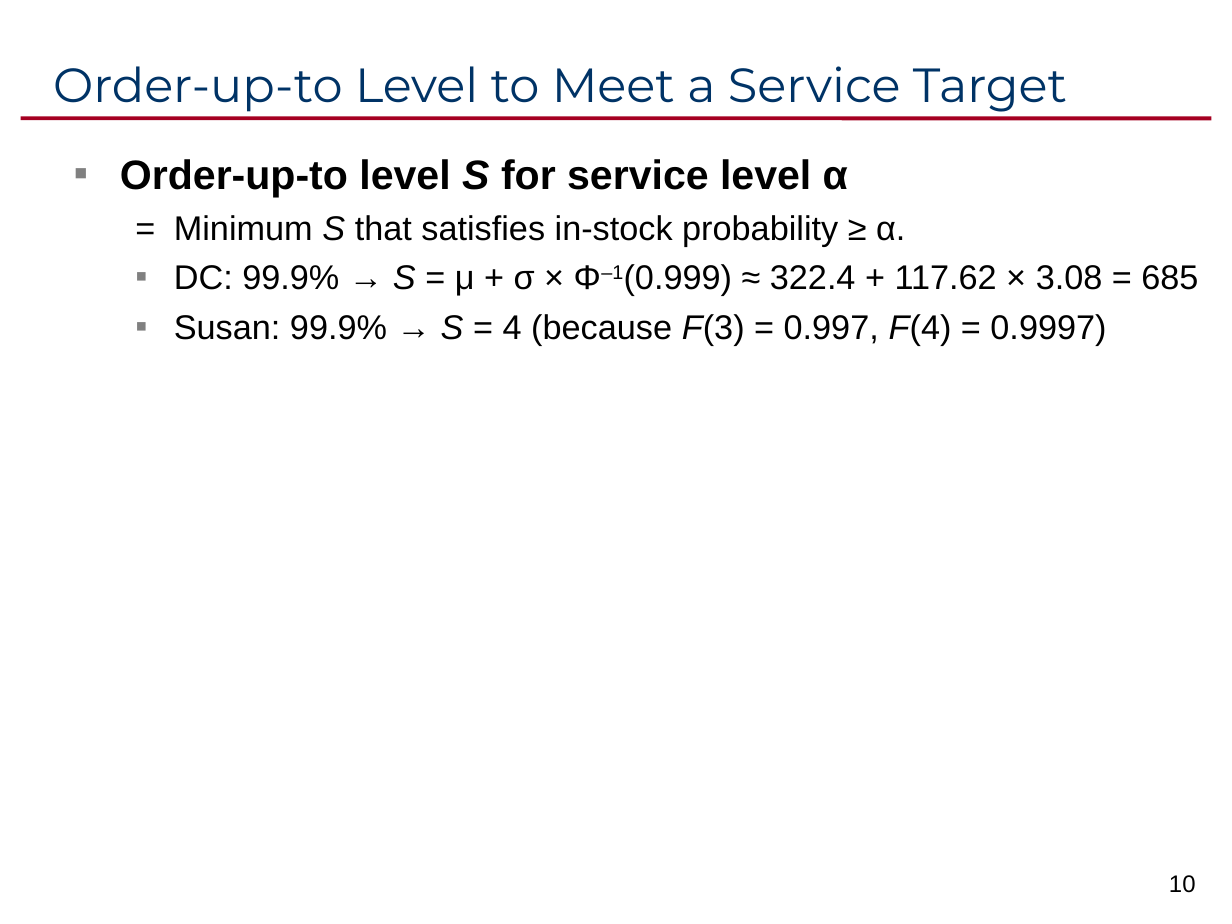
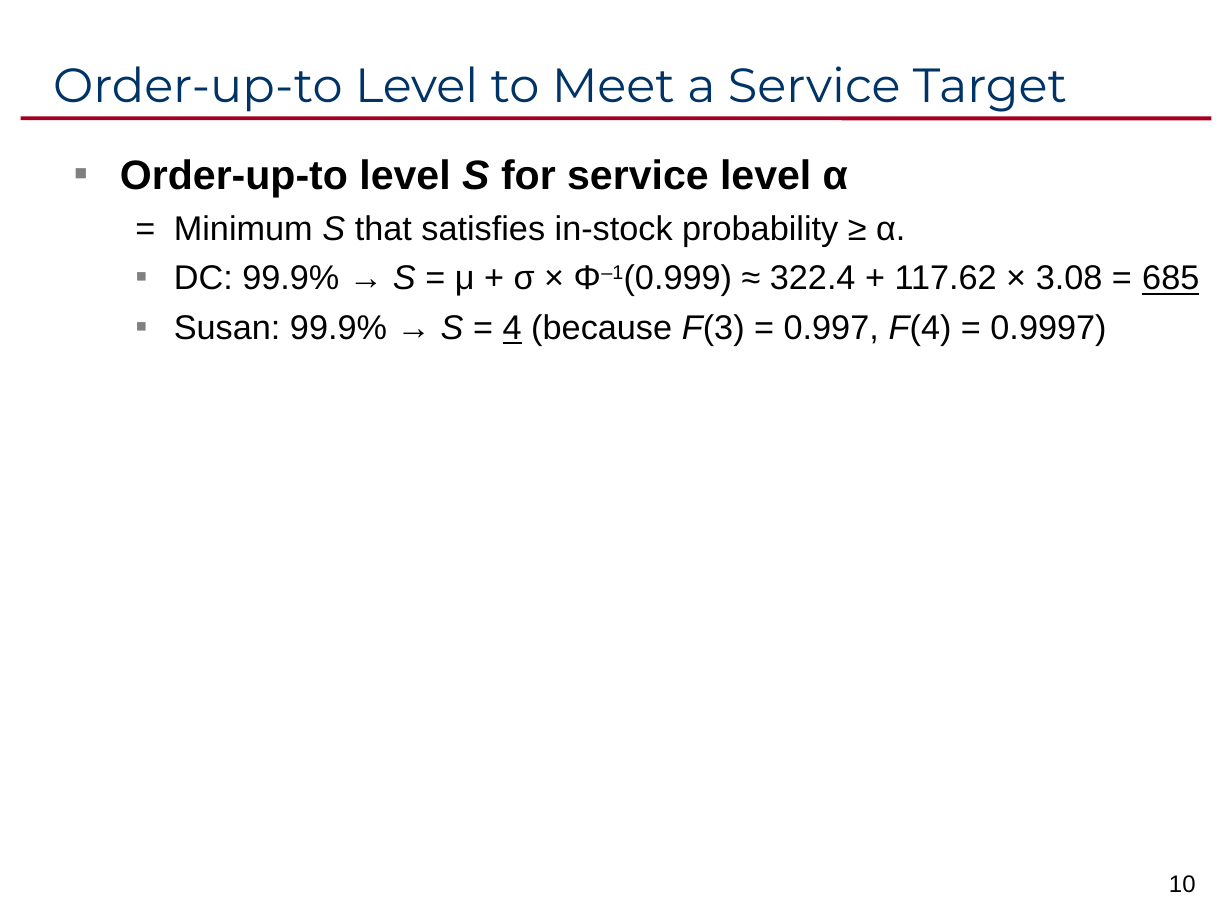
Before and after one commit to ikelab/courses, a slide deck: slide 10 of pm2016/c14.ppt. Drawn at 1232x924 pixels with LibreOffice and Linux fonts; fonts in the diff are those of the drawing. Boxes give left, top, right and bottom in pixels: in the first picture for what was removed or moved away, otherwise in the second. Text is boxed around its words. In the diff, an @@ line names an element or a change of style, - is before the commit and + after.

```diff
--- a/pm2016/c14.ppt
+++ b/pm2016/c14.ppt
@@ text at (x1=174, y1=264, x2=1199, y2=345): underline on in "685", "4" @@
```
Also in this commit, not shown: 8 other slides changed, 1 other file.
